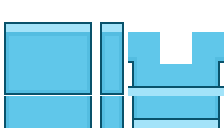
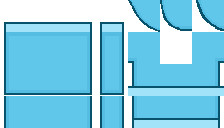
Revision of a layered 224 x 128 image; what changed, layer by layer:
added layer "레이어 14" above "레이어 13" over <box>196,0,224,31</box>
renamed "레이어 12" to "레이어 13", painted on it over <box>128,0,224,58</box>
removed layer "레이어 12 사본 2" over <box>128,22,224,58</box>
